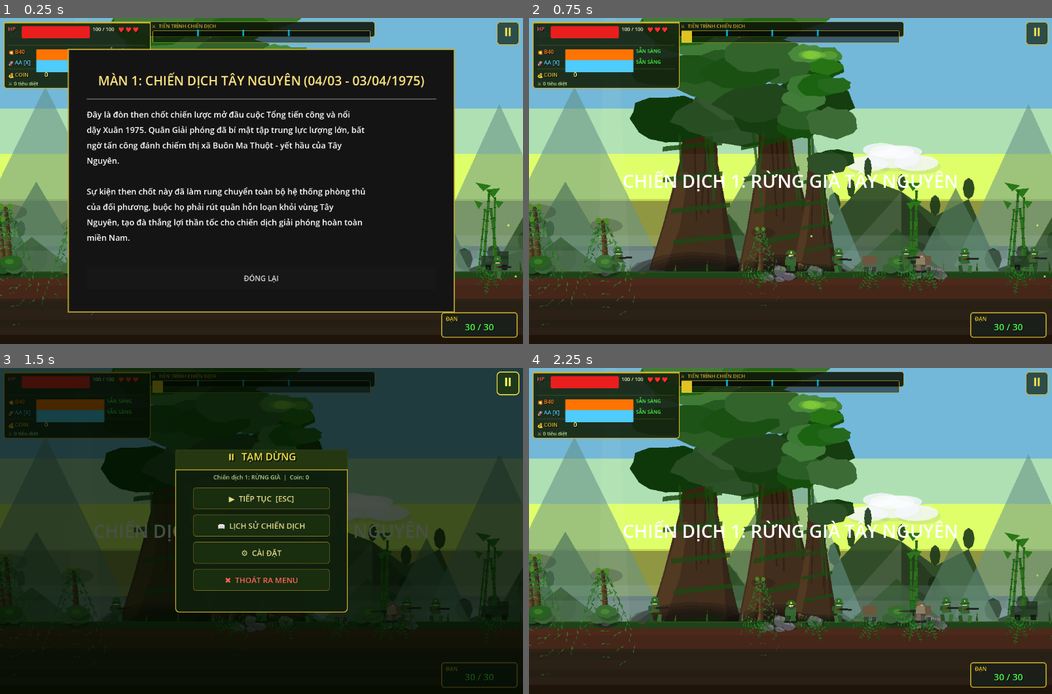
Above: before the commit, frames 1-4 (two rows, left to right).
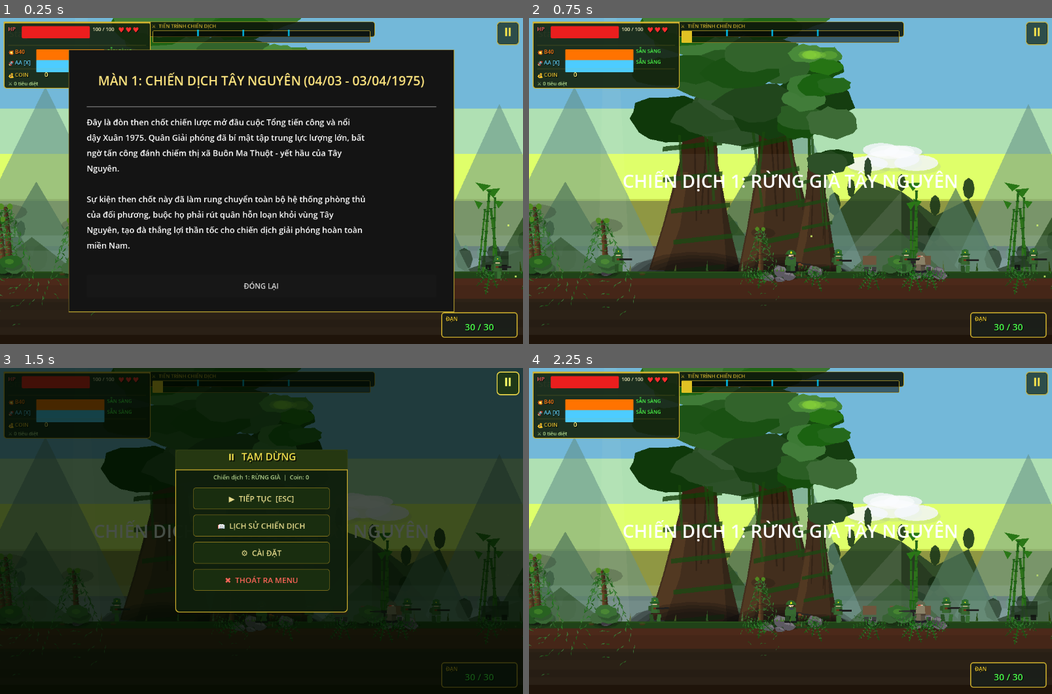
Above: after the commit, the same moments.

Repository: dangkhoa31204/alien-shooter
Game: Godot game, scene res://scenes/contra_main.tscn
Two runs of this game, one before a commit and one after it. Both use one fixed random seed, a clock stepped at 60 frames per second and the inputs below. This scene is started directly instead of the project's main scene.
Inputs:
- Up to frame 1 (0.25 s): no input
- Up to frame 2 (0.75 s): click "ĐÓNG LẠI" at 0.5 s
- Up to frame 3 (1.5 s): click "⏸" at 1.25 s
- Up to frame 4 (2.25 s): click "▶ TIẾP TỤC [ESC]" at 2 s

The runs differ from the first frame. In frame 1, 7.9% of the frame differs, in the area x 12-87%, y 9-91%; in frame 2, 0.4%; in frame 3, less than 0.1%; in frame 4, 0.2%.

Commit message:
fix UI tên mỗi map

Diff:
--- a/scripts/contra_main.gd
+++ b/scripts/contra_main.gd
@@ -3646,6 +3646,7 @@
 	# Reliable manual centering
 	_history_panel.position = Vector2(151, 70)
 	_history_panel.color = Color(0.08, 0.08, 0.08, 1.0) # Full opaque
+	_history_panel.clip_contents = true
 	_history_panel.z_index = 2500
 	_history_panel.process_mode = PROCESS_MODE_ALWAYS
 	$UI.add_child(_history_panel)
@@ -3670,6 +3671,11 @@
 	var h_title = Label.new()
 	h_title.name = "HTitle"
 	h_title.horizontal_alignment = HORIZONTAL_ALIGNMENT_CENTER
+	h_title.vertical_alignment = VERTICAL_ALIGNMENT_CENTER
+	h_title.autowrap_mode = TextServer.AUTOWRAP_WORD_SMART
+	h_title.size_flags_horizontal = Control.SIZE_EXPAND_FILL
+	# Ensure VBoxContainer allocates visible height even with autowrap enabled
+	h_title.custom_minimum_size = Vector2(0, 72)
 	h_title.add_theme_font_size_override("font_size", 28)
 	h_title.add_theme_color_override("font_color", Color(1, 0.9, 0.5))
 	content_v.add_child(h_title)
